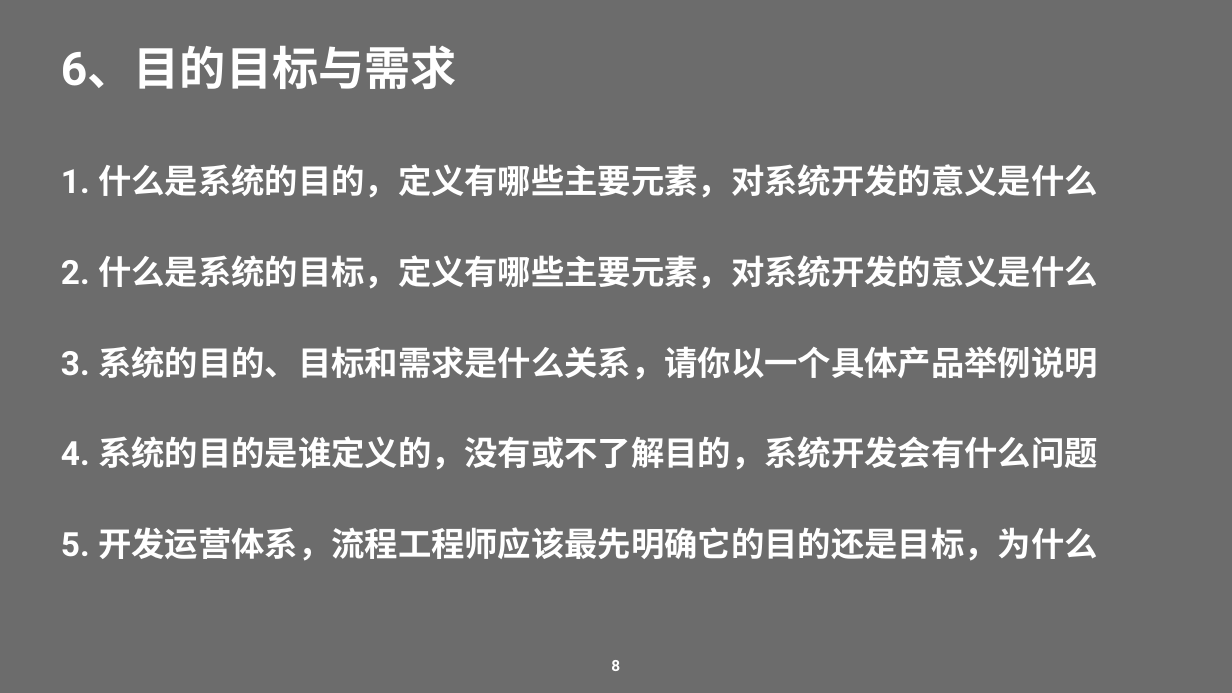
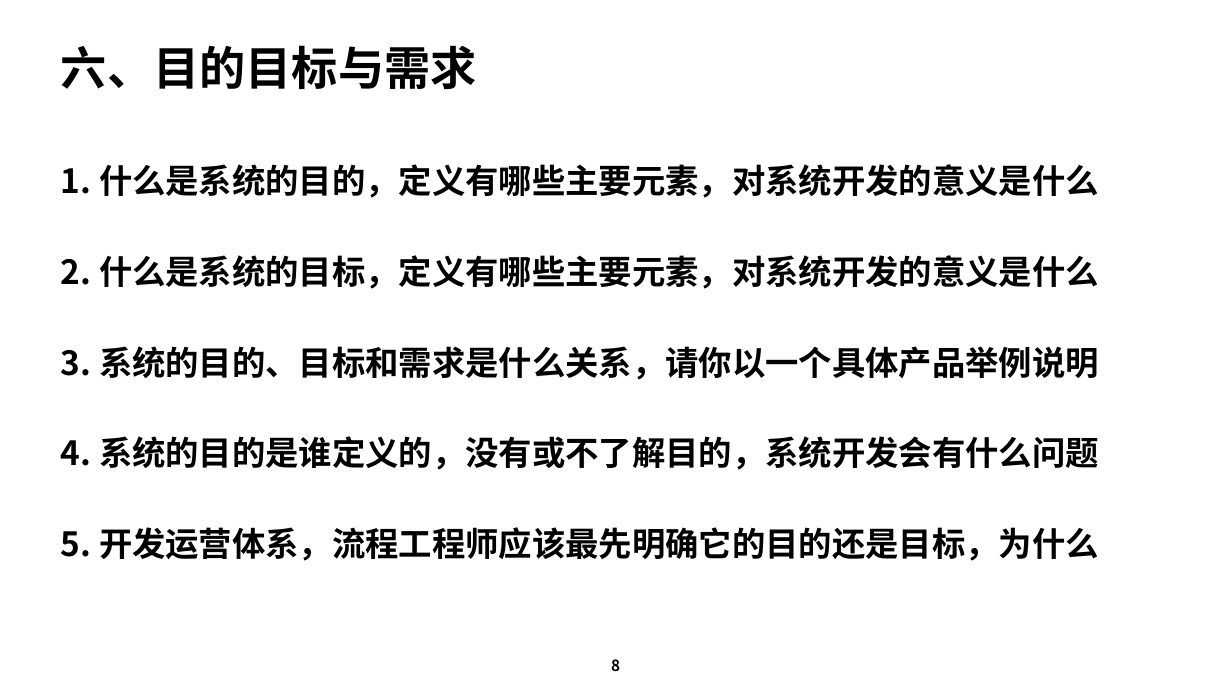
Before and after one commit to Yongjunzhou/AOS-system-design, a slide deck: slide 8 of 50-research/流程工程师培训/01-运营体系正向设计基础概念.pptx. Drawn at 1232x693 pixels with LibreOffice and Linux fonts; fonts in the diff are those of the drawing. Boxes give left, top, right and bottom in pixels: in the first picture for what was removed or moved away, otherwise in the second. Text is boxed around its words. In the diff, an @@ line names an element or a change of style, - is before the commit and + after.

```diff
--- a/50-research/流程工程师培训/01-运营体系正向设计基础概念.pptx
+++ b/50-research/流程工程师培训/01-运营体系正向设计基础概念.pptx
@@ background #6C6C6C to #FFFFFF @@
@@ text at bbox=[61, 45, 477, 89]: text changed; font Roboto to Noto Sans CJK SC; text colour #FFFFFF to #000000 @@
-6、目的目标与需求
+六、目的目标与需求
@@ text "1. 什么是系统的目的，定义有哪些主要元素，对系统开发的意义是什么" at bbox=[61, 164, 1099, 561]: font Roboto to Noto Sans CJK SC, text colour #FFFFFF to #000000 @@
@@ text "8" at bbox=[611, 659, 620, 672]: font Roboto to Noto Sans CJK SC, text colour #FFFFFF to #000000 @@
```
Also in this commit, not shown: 12 other slides changed, 9 other files.
